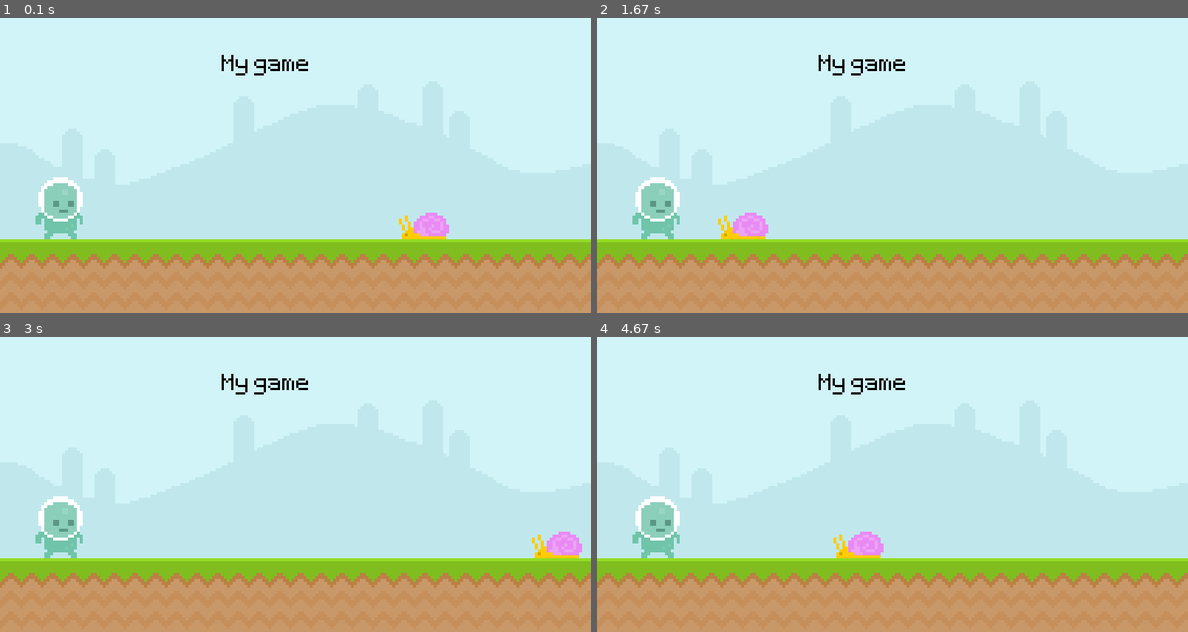
Above: before the commit, frames 1-4 (two rows, left to right).
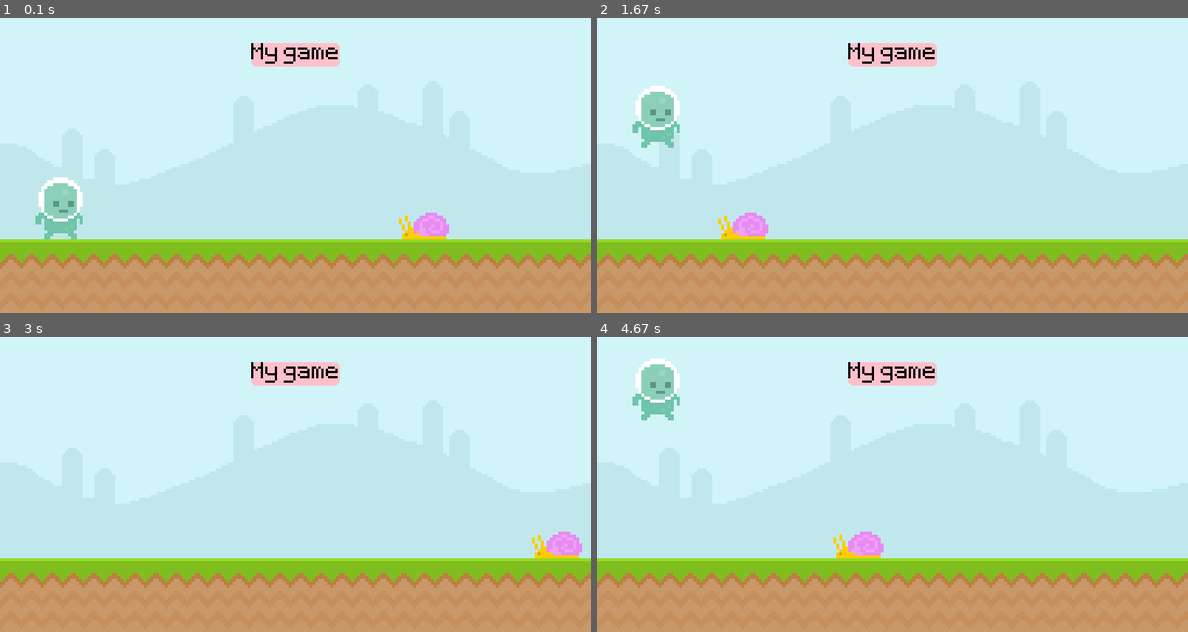
Above: after the commit, the same moments.

Repository: avidAves/Code
Game: pygame game, started from 1st Pygame/test.py
The game is run twice, just before and just after one commit, with the same random seed, the same clock (stepped at 60 frames per second) and the same inputs.
Inputs (mouse positions are in pixels of both pictures, inside the frame that each line leads up to):
- Up to frame 1 (0.1 s): no input
- Up to frame 2 (1.67 s): tap Space at 0.33 s; press the mouse at (656, 71) at 0.7 s; move the mouse to (833, 97) at 0.8 s; release the mouse at (1016, 127) at 0.93 s; press the mouse at (656, 206) at 1.53 s; move the mouse to (709, 233) at 1.63 s
- Up to frame 3 (3 s): release the mouse at (165, 575) at 1.77 s; press the mouse at (59, 387) at 1.87 s; move the mouse to (118, 390) at 1.97 s; release the mouse at (183, 396) at 2.1 s; press the mouse at (59, 401) at 2.53 s; move the mouse to (283, 410) at 2.63 s; release the mouse at (514, 419) at 2.77 s
- Up to frame 4 (4.67 s): tap Space at 3.4, 3.7, 4.3, 4.6 s

The runs differ from the first frame. In frame 1, 1.4% of the frame differs, in the area x 37-58%, y 8-20%; in frame 2, 3.9%, in the area x 6-58%, y 8-75%; in frame 3, 2.6%; in frame 4, 3.9%.

Commit message:
New Shit, added jumping gravity, etc etc

Diff:
--- a/1st Pygame/test.py
+++ b/1st Pygame/test.py
@@ -10,30 +10,48 @@
 
 sky_surface = pygame.image.load('1st Pygame/graphics/Sky.png').convert()
 ground_surface = pygame.image.load('1st Pygame/graphics/ground.png').convert()
-text_surface = test_font.render("My game", False, "Black")
 
+score_surf = test_font.render("My game", False, "Black")
+score_rect = score_surf.get_rect(center = (400,50))
 
-snail_surface = pygame.image.load('1st Pygame/graphics/snail/snail1.png').convert_alpha()
-snail_rect = snail_surface.get_rect(midbottom = (600,300))
+snail_surf = pygame.image.load('1st Pygame/graphics/snail/snail1.png').convert_alpha()
+snail_rect = snail_surf.get_rect(midbottom = (600,300))
 
 player_surf = pygame.image.load('1st Pygame/graphics/Player/player_walk_1.png').convert_alpha()
 player_rect = player_surf.get_rect(midbottom = (80,300))
+player_gravity = 0
 
 while True:
     for event in pygame.event.get():
         if event.type == pygame.QUIT:
             exit()
+        #Allows for both clicking on the player and hitting the spacebar to jump!
+        if event.type == pygame.KEYDOWN:
+            if event.key == pygame.K_SPACE:
+                if player_rect.bottom == 300:
+                    player_gravity = -20
+        if event.type == pygame.MOUSEBUTTONDOWN:
+            if player_rect.collidepoint(event.pos):
+                player_gravity = -20
 
     screen.blit(sky_surface,(0,0))
     screen.blit(ground_surface,(0,300))
-    screen.blit(text_surface,(300,50))
+    pygame.draw.rect(screen,"Pink",score_rect,0,6)
+    screen.blit(score_surf,score_rect)
+
+    #Player
+    #Remember that y-inputs are reversed, so a positive value drags you down
+    #Why? Who knows...
+    player_gravity += 1
+    player_rect.y += player_gravity
+    #Hey, are you lower on the screen than 300? No sweat, we'll just pop you up to 300!
+    if player_rect.bottom >= 300: player_rect.bottom = 300
     screen.blit(player_surf,player_rect)
 
-    if snail_rect.right < 0:
-        snail_rect.left = 800
-    snail_rect.left -= 4
-    screen.blit(snail_surface,snail_rect)
-    #Updates the screen at a max rate of 60fps
+    #Snail
+    if snail_rect.right < 0: snail_rect.left = 800
+    snail_rect.x -= 4
+    screen.blit(snail_surf,snail_rect)
 
     pygame.display.update()
     clock.tick(60)
